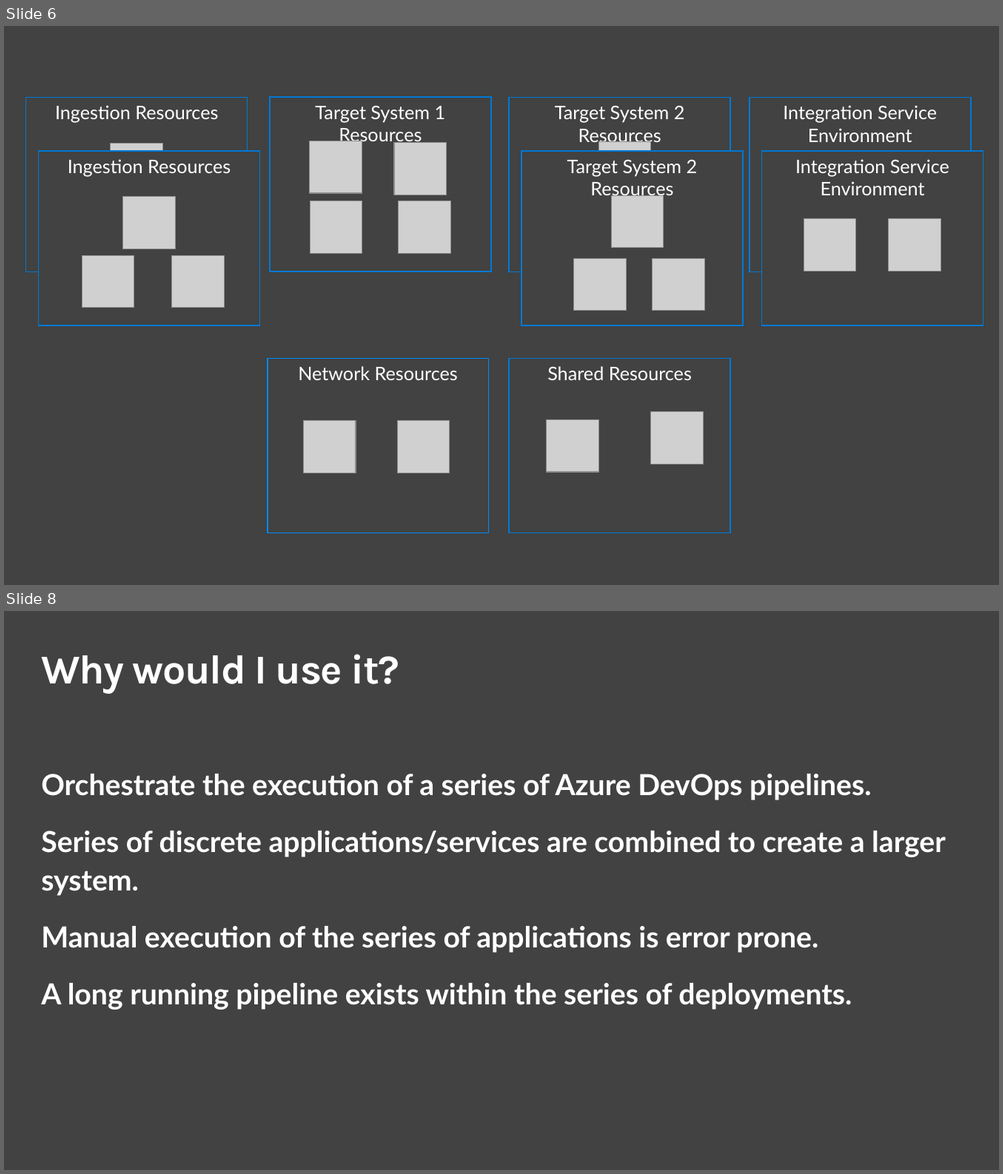
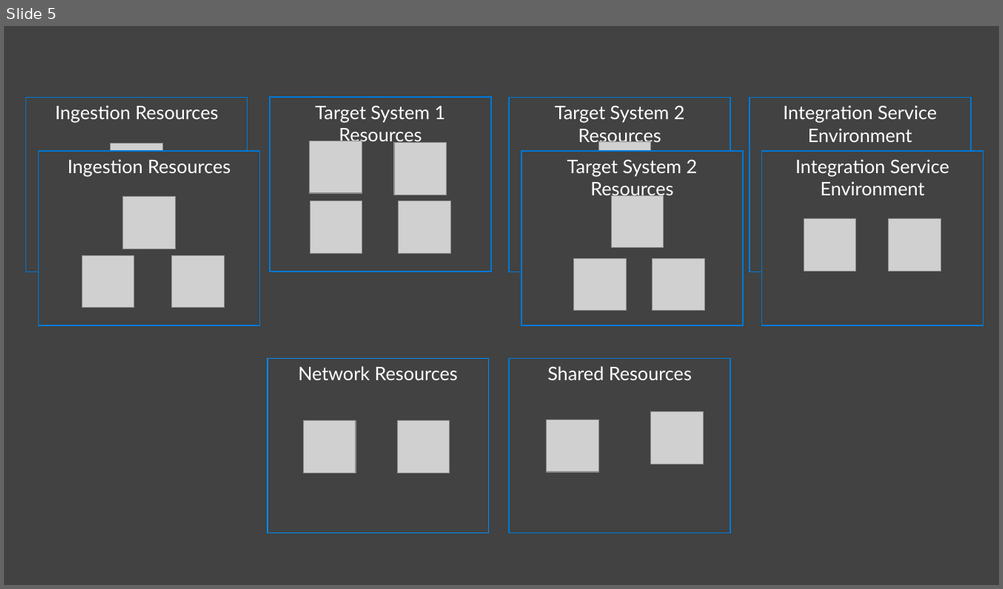
Before and after one commit to Azure-Samples/azure-logic-apps-pipeline-orchestration, a slide deck: resources/Diagrams.pptx. Shown one above the other, each under a label of ours: slides 6 and 8 before the commit, slide 5 after it; the slides between them are not shown. The pictures are 1003x1174 and 1003x589 pixels, drawn with LibreOffice and Linux fonts; fonts in the diff are those of the drawing; grey boxes stand for pictures. Boxes give left, top, right and bottom in pixels: in the first picture for what was removed or moved away, otherwise in the second. Text is boxed around its words. In the diff, an @@ line names an element or a change of style, - is before the commit and + after.

```diff
--- a/resources/Diagrams.pptx
+++ b/resources/Diagrams.pptx
@@ slide 8 removed at <box>4,611,999,1170</box>, background #414241 @@
@@ title removed at <box>41,654,400,693</box> @@
-Why would I use it?
@@ text removed at <box>41,774,945,1010</box> @@
-Orchestrate the execution of a series of Azure DevOps pipelines.
-Series of discrete applications/services are combined to create a larger system.
-Manual execution of the series of applications is error prone.
-A long running pipeline exists within the series of deployments.
@@ what was slide 6 is now slide 5 @@
```
Also in this commit, not shown: 4 other slides removed, 2 other files.
